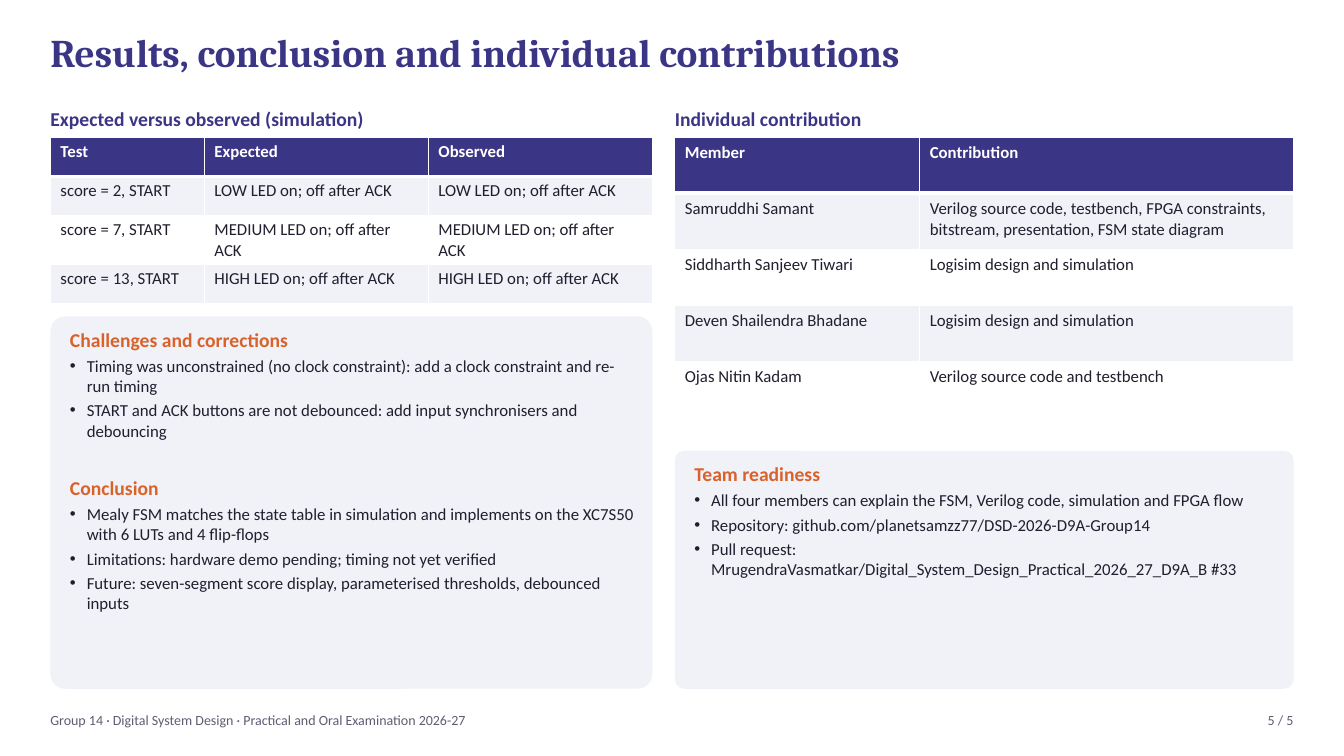
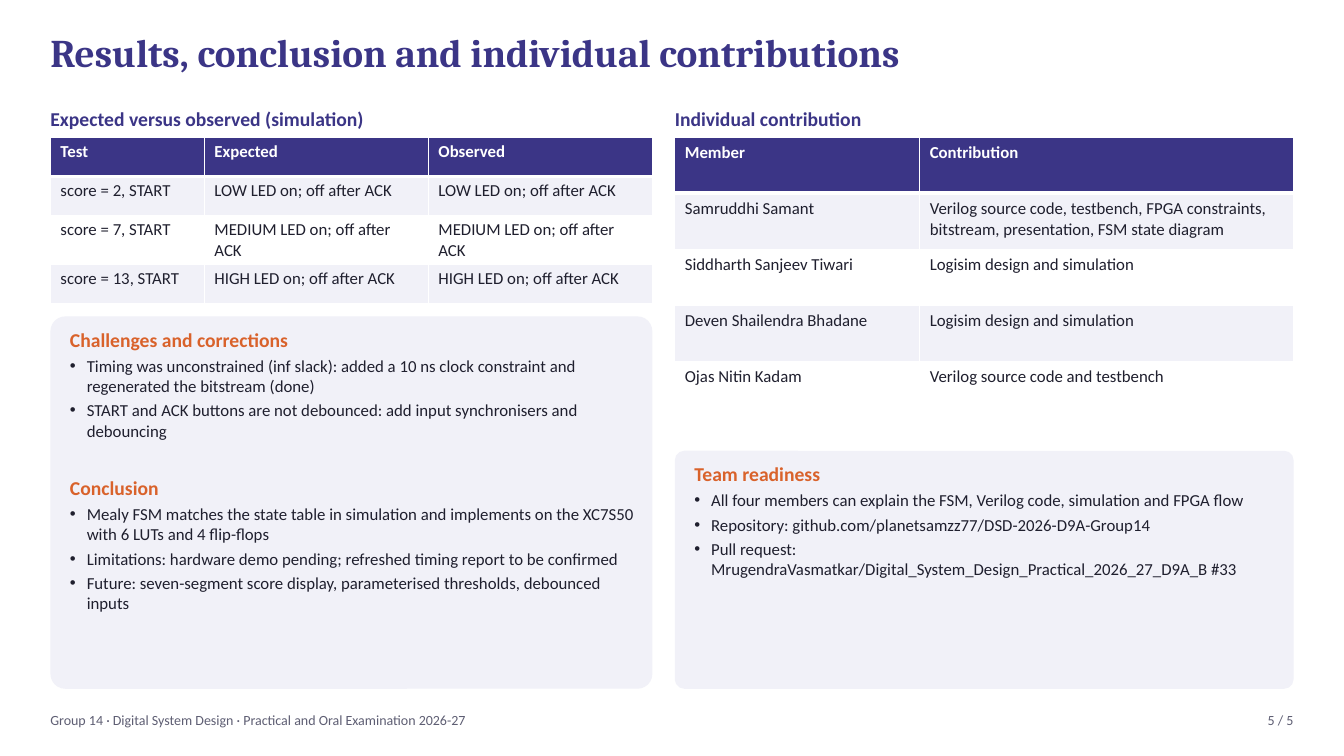
Before and after one commit to MrugendraVasmatkar/Digital_System_Design_Practical_2026_27_D9A_B, a slide deck: slide 5 of Group_Submissions/day1_submission_grp14/06_Presentation/Group14_DSD_Presentation.pptx. Drawn at 1344x756 pixels with LibreOffice and Linux fonts; fonts in the diff are those of the drawing. Boxes give left, top, right and bottom in pixels: in the first picture for what was removed or moved away, otherwise in the second. Text is boxed around its words. In the diff, an @@ line names an element or a change of style, - is before the commit and + after.

```diff
--- a/Group_Submissions/day1_submission_grp14/06_Presentation/Group14_DSD_Presentation.pptx
+++ b/Group_Submissions/day1_submission_grp14/06_Presentation/Group14_DSD_Presentation.pptx
@@ text at box(87, 360, 576, 395): text changed @@
-• Timing was unconstrained (no clock constraint): add a clock constraint and re-run timing
+• Timing was unconstrained (inf slack): added a 10 ns clock constraint and regenerated the bitstream (done)
@@ text at box(87, 553, 618, 568): text changed @@
-• Limitations: hardware demo pending; timing not yet verified
+• Limitations: hardware demo pending; refreshed timing report to be confirmed
```
Also in this commit, not shown: 1 other slide changed, 7 other files.
